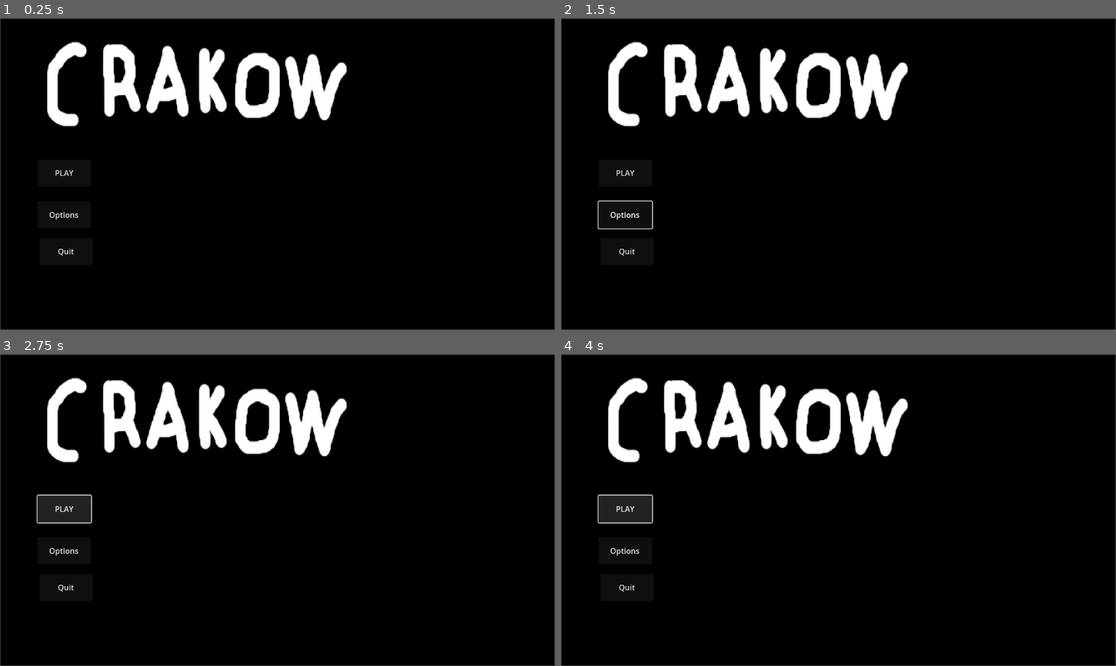
Above: before the commit, frames 1-4 (two rows, left to right).
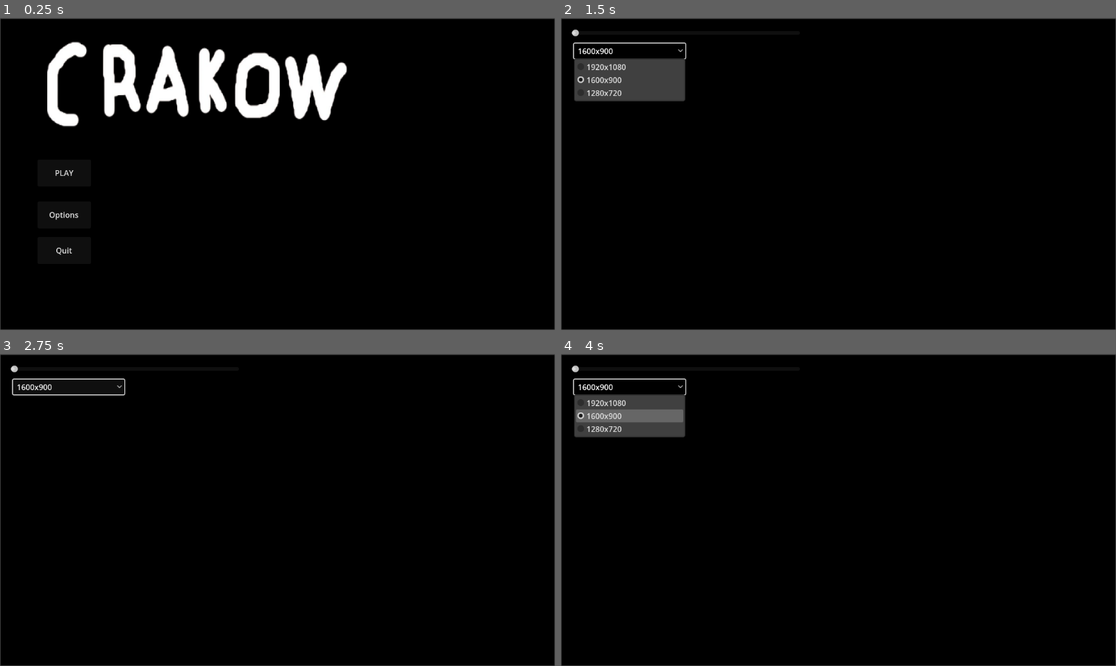
Above: after the commit, the same moments.

Repository: MagmaticPage255/Crakow
Game: Godot game, scene res://Scenes/main_menu.tscn
Two runs of this game, one before a commit and one after it. Both use one fixed random seed, a clock stepped at 60 frames per second and the inputs below. Before the commit the project has no main scene; this scene is started directly in both runs.
Inputs (mouse positions are in pixels of both pictures, inside the frame that each line leads up to):
- Up to frame 1 (0.25 s): no input
- Up to frame 2 (1.5 s): click "Options" at 0.5 s; click (627, 52) at 1.25 s, where only the run after the commit has a clickable "1600x900"
- Up to frame 3 (2.75 s): click (66, 510) at 2 s, where only the run before the commit has a clickable "PLAY"
- Up to frame 4 (4 s): click (627, 510) at 2.75 s, where only the run before the commit has a clickable "PLAY"; tap Enter at 3.5 s; hold D (right) from 3.53 s (still down); tap Space (jump, bound only before the commit) at 3.6, 3.77 s

The runs differ from the first frame. In frame 1, less than 0.1% of the frame differs, in the area x 10-14%, y 73-77%; in frame 2, 8.6%; in frame 3, 7.4%; in frame 4, 9.4%, in the area x 1-63%, y 3-77%.

Commit message:
pre req update

Diff:
--- a/Scenes/car.gd
+++ b/Scenes/car.gd
@@ -26,9 +26,7 @@
 @export var drift_tilt_multiplier: float = 1.5  # Extra body tilt during drift
 
 # Jump parameters for aerial mechanics
-@export_group("Jump")
-@export var jump_force: float = 500.0  # Upward impulse for jumps (N)
-@export var jump_cooldown: float = 0.5  # Cooldown between jumps (seconds)
+
 
 # Physics parameters for mass and damping
 @export_group("Physics")
@@ -116,10 +114,7 @@
 		if left_wheel:
 			left_wheel.rotation.y = turn_input
 
-		# Handle jump input
-		if Input.is_action_just_pressed("jump") and jump_timer <= 0.0:
-			apply_central_impulse(Vector3.UP * jump_force)
-			jump_timer = jump_cooldown
+
 
 	# Update jump cooldown
 	if jump_timer > 0.0:
--- a/Scenes/car.tscn
+++ b/Scenes/car.tscn
@@ -592,7 +592,7 @@
 transform = Transform3D(1, 0, 0, 0, 1, 0, 0, 0, 1, 2.08165e-12, 0.5, 2.08165e-12)
 
 [node name="CameraTarget" type="Marker3D" parent="CarMesh"]
-transform = Transform3D(1, 0, 0, 0, -1, 8.74228e-08, 0, -8.74228e-08, -1, 0, 0.87232, 0)
+transform = Transform3D(1, 0, 0, 0, -1, 8.74228e-08, 0, -8.74228e-08, -1, 0, 1.4489, 0)
 
 [node name="WRR" type="Node3D" parent="CarMesh"]
 transform = Transform3D(0.394656, 0, 0, 0, -1.88187e-07, 0.394656, 0, -0.394656, -1.88187e-07, -0.353789, 0.14917, -0.474106)
--- a/Scenes/main_menu.gd
+++ b/Scenes/main_menu.gd
@@ -1,17 +1,12 @@
 extends Control
 
 
-func _on_button_2_pressed() -> void:
-	#get_tree().change_scene_to_file("res://Scenes/options.tscn")
-	pass
 
+func _on_play_pressed() -> void:
+	get_tree().change_scene_to_file("res://Scenes/TestWorld.tscn")
 
+func _on_options_pressed() -> void:
+	get_tree().change_scene_to_file("res://Scenes/options.tscn")
 
-
-func _on_button_3_pressed() -> void:
-	#get_tree().quit()
-	pass
-
-
-func _on_button_pressed() -> void:
-	pass # Replace with function body.
+func _on_quit_pressed() -> void:
+	get_tree().quit()
--- a/Scenes/main_menu.tscn
+++ b/Scenes/main_menu.tscn
@@ -36,12 +36,12 @@
 offset_bottom = 437.0
 text = "Options"
 
-[node name="Qui" type="Button" parent="."]
+[node name="Quit" type="Button" parent="."]
 layout_mode = 0
-offset_left = 82.0
-offset_top = 457.0
-offset_right = 193.0
-offset_bottom = 513.0
+offset_left = 78.0
+offset_top = 455.0
+offset_right = 189.0
+offset_bottom = 511.0
 text = "Quit
 "
 
@@ -53,5 +53,6 @@
 scale = Vector2(0.865027, 1.03355)
 texture = ExtResource("3_ce3w2")
 
-[connection signal="pressed" from="Options" to="." method="_on_button_2_pressed"]
-[connection signal="pressed" from="Qui" to="." method="_on_button_3_pressed"]
+[connection signal="pressed" from="Play" to="." method="_on_play_pressed"]
+[connection signal="pressed" from="Options" to="." method="_on_options_pressed"]
+[connection signal="pressed" from="Quit" to="." method="_on_quit_pressed"]
--- /dev/null
+++ b/Scenes/objective_label.gd
@@ -0,0 +1,9 @@
+extends Label
+
+@onready var objective_label = $CanvasLayer/ObjectiveLabel
+
+func show_objective_complete():
+	objective_label.visible = true
+
+	await get_tree().create_timer(3.0).timeout
+	objective_label.visible = false
--- /dev/null
+++ b/Scenes/options.gd
@@ -0,0 +1,18 @@
+extends Control
+
+
+
+func _on_volume_value_changed(value: float) -> void:
+	pass # Replace with function body.
+
+
+
+func _on_resolution_item_selected(index: int) -> void:
+	DisplayServer.window_set_mode(DisplayServer.WINDOW_MODE_WINDOWED)
+	match index:
+		0:
+			DisplayServer.window_set_size(Vector2i(1920,1080))
+		1:
+			DisplayServer.window_set_size(Vector2i(1600,900))
+		2:
+			DisplayServer.window_set_size(Vector2i(1280,720))
--- a/Scenes/options.tscn
+++ b/Scenes/options.tscn
@@ -1,4 +1,7 @@
-[gd_scene format=3 uid="uid://b4bhlhmuq7jx1"]
+[gd_scene load_steps=3 format=3 uid="uid://b4bhlhmuq7jx1"]
+
+[ext_resource type="Script" uid="uid://b1su4y6opdquq" path="res://Scenes/options.gd" id="1_4tmxy"]
+[ext_resource type="Texture2D" uid="uid://bu2sl41kohrc1" path="res://Screenshot 2025-05-27 091105.png" id="1_prnvy"]
 
 [node name="Options" type="Control"]
 layout_mode = 3
@@ -7,3 +10,34 @@
 anchor_bottom = 1.0
 grow_horizontal = 2
 grow_vertical = 2
+script = ExtResource("1_4tmxy")
+
+[node name="Sprite2D" type="Sprite2D" parent="."]
+position = Vector2(576.25, 324.5)
+scale = Vector2(1.20115, 1.20787)
+texture = ExtResource("1_prnvy")
+
+[node name="Volume" type="HSlider" parent="."]
+layout_mode = 0
+offset_left = 22.0
+offset_top = 23.0
+offset_right = 496.0
+offset_bottom = 40.0
+
+[node name="Resolution" type="OptionButton" parent="."]
+layout_mode = 0
+offset_left = 27.0
+offset_top = 53.0
+offset_right = 258.0
+offset_bottom = 73.0
+selected = 1
+item_count = 3
+popup/item_0/text = "1920x1080"
+popup/item_0/id = 0
+popup/item_1/text = "1600x900"
+popup/item_1/id = 1
+popup/item_2/text = "1280x720"
+popup/item_2/id = 2
+
+[connection signal="value_changed" from="Volume" to="." method="_on_volume_value_changed"]
+[connection signal="item_selected" from="Resolution" to="." method="_on_resolution_item_selected"]
--- /dev/null
+++ b/Scenes/test_objective.gd
@@ -0,0 +1,6 @@
+extends Area3D
+
+var entered = false
+
+@onready var objectivetext = $CanvasLayer/ObjectiveLabel
+@onready var player = $"Car"
--- /dev/null
+++ b/Scenes/test_objective.tscn
@@ -0,0 +1,20 @@
+[gd_scene load_steps=4 format=3 uid="uid://c6n3y2kgmio3h"]
+
+[ext_resource type="Script" uid="uid://bmnnvkw8wea0v" path="res://Scenes/test_objective.gd" id="1_w3ucg"]
+
+[sub_resource type="SphereShape3D" id="SphereShape3D_xu7hb"]
+
+[sub_resource type="SphereMesh" id="SphereMesh_wlljw"]
+
+[node name="test_objective" type="Area3D"]
+script = ExtResource("1_w3ucg")
+
+[node name="CollisionShape3D" type="CollisionShape3D" parent="."]
+transform = Transform3D(1.2, 0, 0, 0, 1.2, 0, 0, 0, 1.2, 0, 0, 0)
+shape = SubResource("SphereShape3D_xu7hb")
+
+[node name="MeshInstance3D" type="MeshInstance3D" parent="."]
+mesh = SubResource("SphereMesh_wlljw")
+skeleton = NodePath("../CollisionShape3D")
+
+[connection signal="body_entered" from="." to="." method="_on_body_entered"]
--- a/project.godot
+++ b/project.godot
@@ -11,6 +11,7 @@
 [application]
 
 config/name="Crakow"
+run/main_scene="uid://c2qf60dilctsk"
 config/features=PackedStringArray("4.4", "Forward Plus")
 config/icon="res://icon.svg"
 
@@ -36,8 +37,8 @@
 "events": [Object(InputEventKey,"resource_local_to_scene":false,"resource_name":"","device":-1,"window_id":0,"alt_press …(192 unchanged characters)…
 ]
 }
-jump={
+shoot_in_car={
 "deadzone": 0.2,
-"events": [Object(InputEventKey,"resource_local_to_scene":false,"resource_name":"","device":-1,"window_id":0,"alt_pressed":false,"shift_pressed":false,"ctrl_pressed":false,"meta_pressed":false,"pressed":false,"keycode":0,"physical_keycode":32,"key_label":0,"unicode":32,"location":0,"echo":false,"script":null)
+"events": [Object(InputEventMouseButton,"resource_local_to_scene":false,"resource_name":"","device":-1,"window_id":0,"alt_pressed":false,"shift_pressed":false,"ctrl_pressed":false,"meta_pressed":false,"button_mask":0,"position":Vector2(0, 0),"global_position":Vector2(0, 0),"factor":1.0,"button_index":1,"canceled":false,"pressed":false,"double_click":false,"script":null)
 ]
 }
Not shown, added: Scenes/objective_label.gd.uid
Not shown, added: Scenes/options.gd.uid
Not shown, added: Scenes/test_objective.gd.uid
